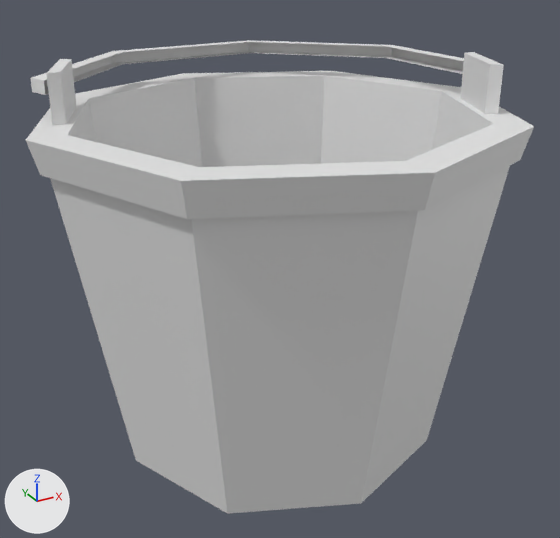
The OBJ model Assets/Assets_3D_Nut/Bucket.obj as it was, and as the next commit left it.
Camera for both pictures: a 50 mm camera at (-1.13, -2.073, 1.576) aimed at (-0.003, -0.024, 0.552). Every picture has the same lights, and +X, +Y and +Z are marked at lower left. Materials are left out; every surface is plain grey. Where no turn or scale is listed for an object, it has been applied to the vertices.

The first picture shows 'Bucket'.
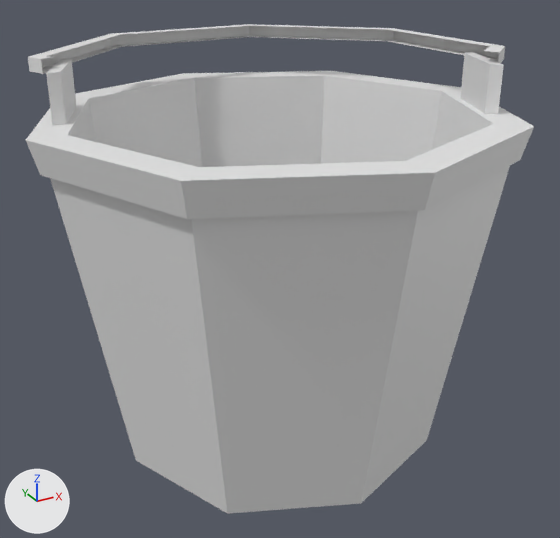
The newer file is also rescaled (x0.916), turned or shifted as a whole; pictures and numbers use the older file's frame.

Boxes (x1, y1, x2, y2) around the edits, measured in the pictures (560 x 538 px; the box of a moved part takes in the faces that stretch with it):
'Bucket', reshaped: before (26, 40, 534, 514); after (26, 24, 534, 514)
part 1 of me_bucket, moved or reshaped: before (30, 40, 464, 95); after (28, 24, 505, 74)

The change, as a diff of the scene's bpy script:
```diff
--- a/Assets/Assets_3D_Nut/Bucket.obj.py
+++ b/Assets/Assets_3D_Nut/Bucket.obj.py
@@ me_bucket @@
 me_bucket.from_pydata(...)  # 118 vertices, 114 faces; spans x -0.75..0.75, y -0.75..0.75, z -0.037..1.213
 # used by ob_bucket; location = (0.0, 0.0, 0.0)
+# me_bucket part 1: the loose piece of 28 vertices spanning x -0.669..0.669, y -0.334..0.669, z 1.145..1.185 is moved by (0.0, 0.0, 0.059)
```
